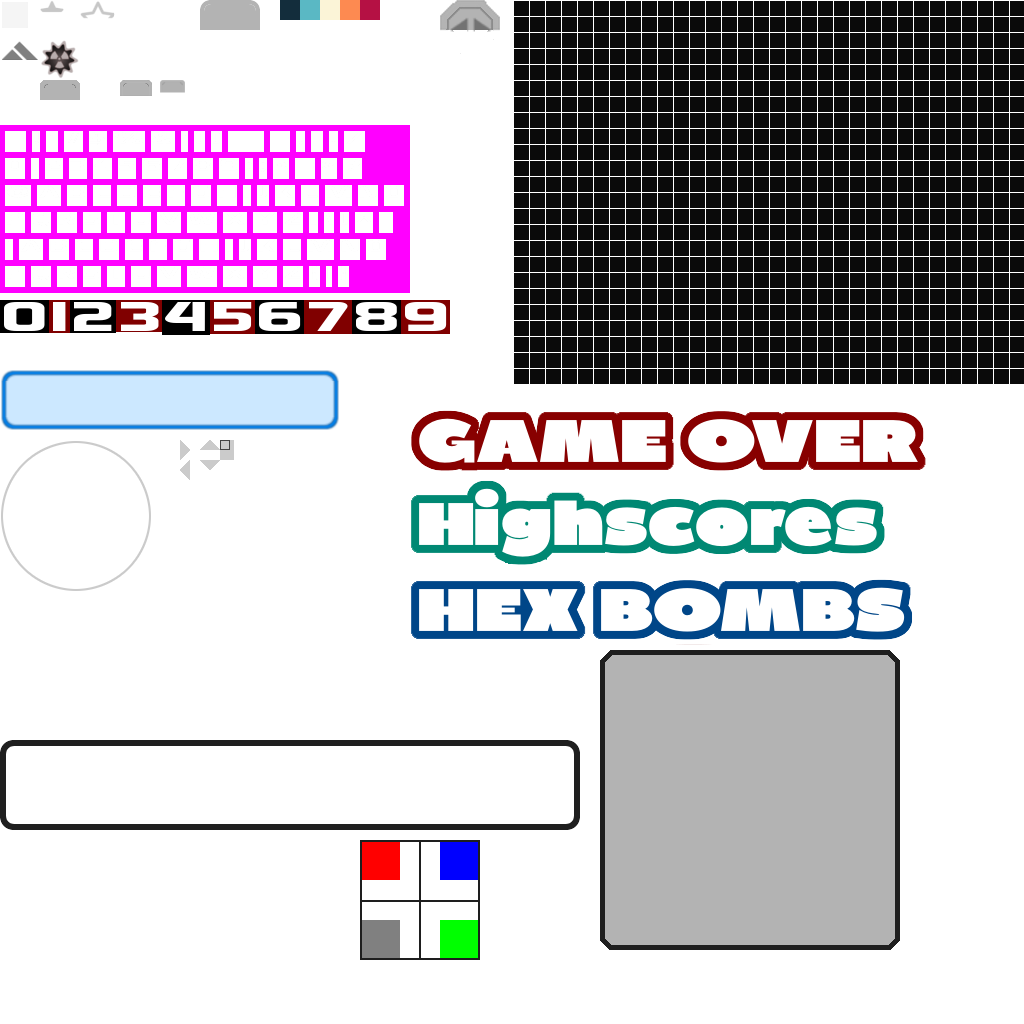
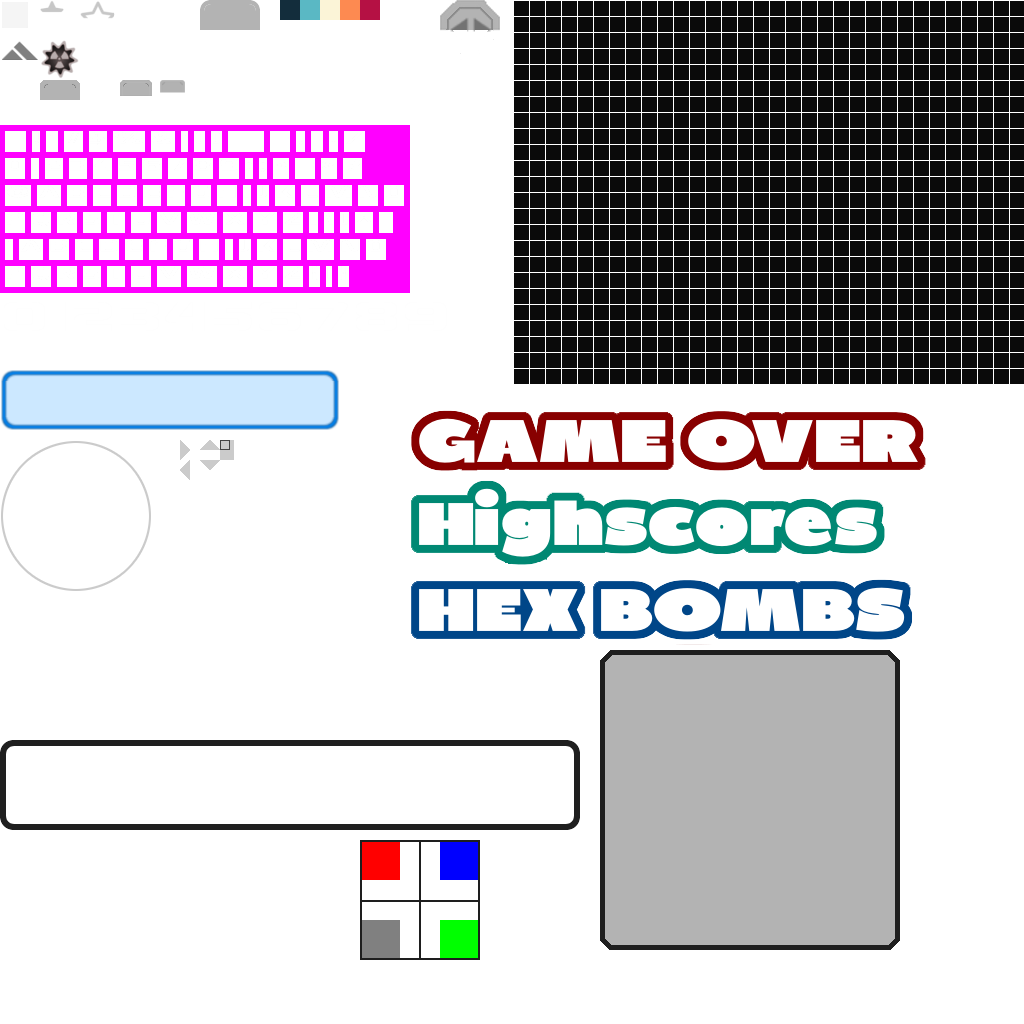
Layer changes from the first 1024 × 1024 image to the second:
hid "Ebene #3", painted on it over [0, 300, 450, 335]
